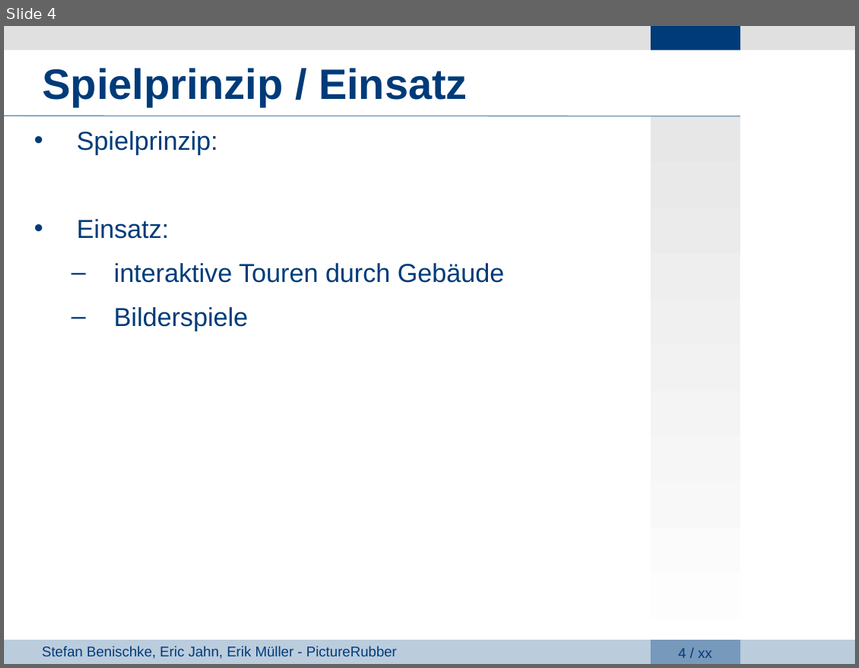
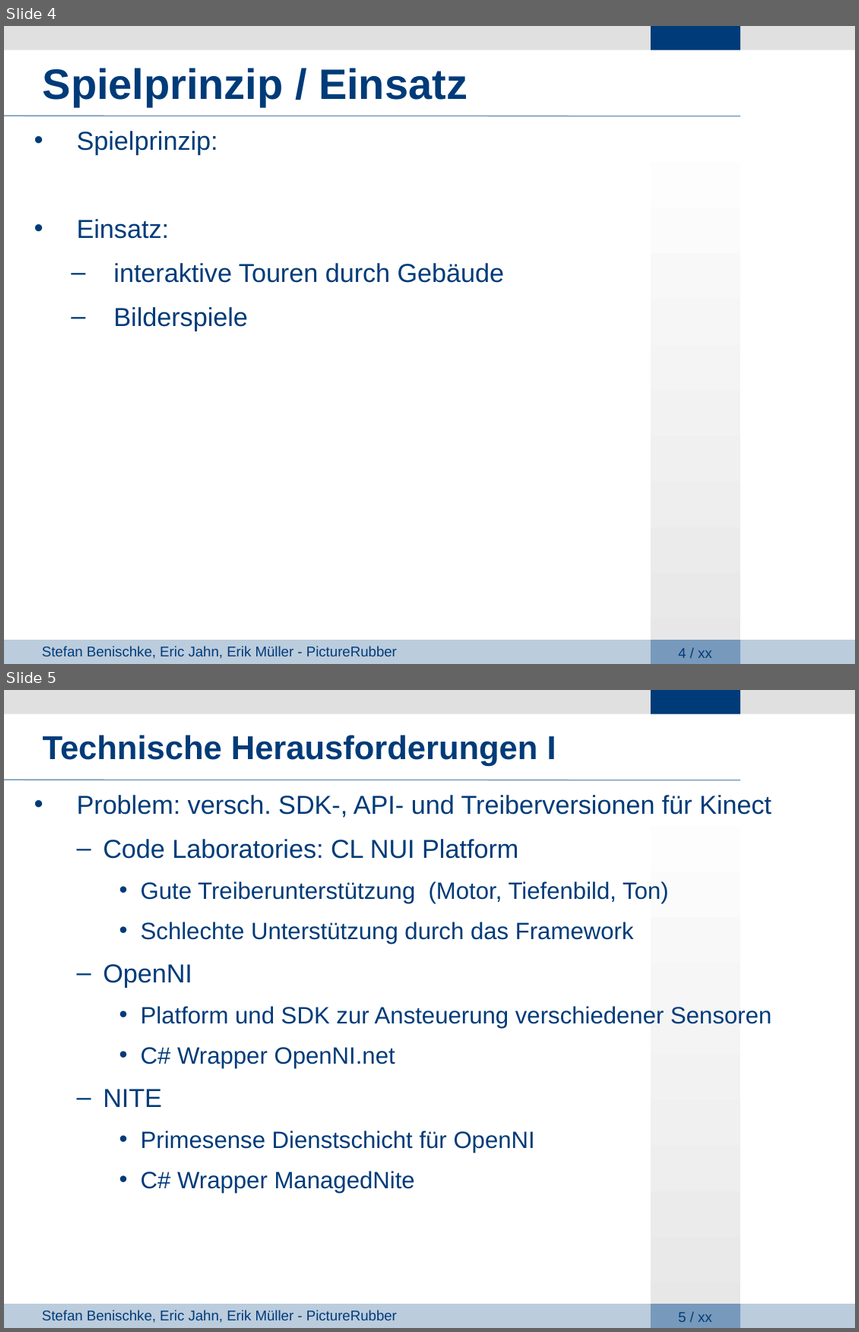
Before and after one commit to giuliarouge/picturerubber, a slide deck: Präsentation.ppt. Shown one above the other, each under a label of ours: slide 4 before the commit, slides 4 and 5 after it. The pictures are 859x668 and 859x1332 pixels, drawn with LibreOffice and Linux fonts; fonts in the diff are those of the drawing; background and template pictures are left out. Boxes give left, top, right and bottom in pixels: in the first picture for what was removed or moved away, otherwise in the second. Text is boxed around its words. In the diff, an @@ line names an element or a change of style, - is before the commit and + after.

```diff
--- a/Präsentation.ppt
+++ b/Präsentation.ppt
@@ slide 5 added at (4,690,855,1328), background #FFFFFF; not listed: 8 template elements that a slide beside it also shows @@
@@ text added at (43,735,557,767), 28 pt, text #003B79, bold @@
+Technische Herausforderungen I
@@ text added at (77,795,772,1193), 20 pt, text #003B79 @@
+• Problem: versch. SDK-, API- und Treiberversionen für Kinect
+  – Code Laboratories: CL NUI Platform
+    • Gute Treiberunterstützung (Motor, Tiefenbild, Ton)
+    • Schlechte Unterstützung durch das Framework
+  – OpenNI
+    • Platform und SDK zur Ansteuerung verschiedener Sensoren
+    • C# Wrapper OpenNI.net
+  – NITE
+    • Primesense Dienstschicht für OpenNI
+    • C# Wrapper ManagedNite
@@ slide 4 changed as well @@
@@ rectangle at (651,116,740,664): fill gradient #E7E7E7 to #FFFFFF to gradient #FFFFFF to #E7E7E7 @@
```
Also in this commit, not shown: 8 other slides changed, 5 other files.
